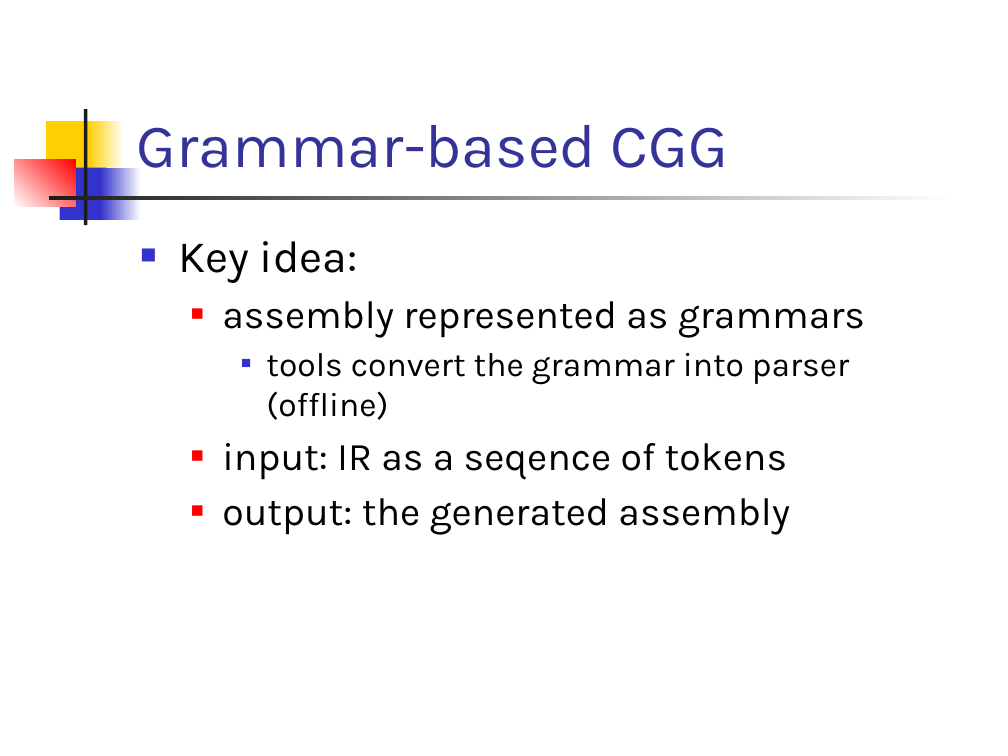
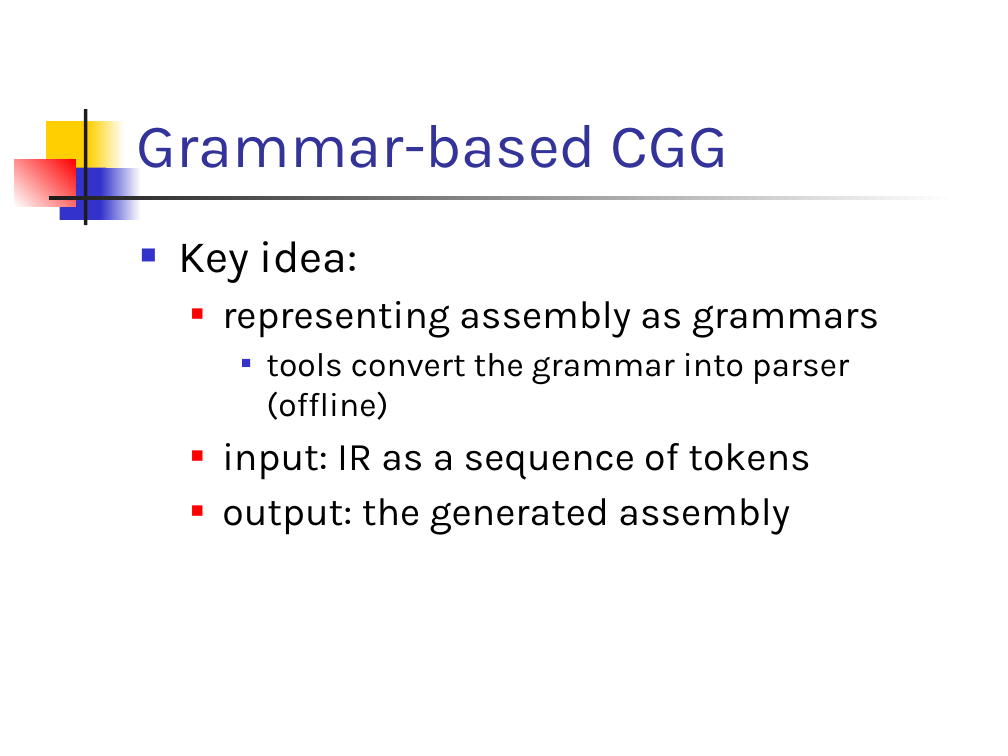
Before and after one commit to csslab-ustc/csslab-ustc.github.io, a slide deck: slide 28 of courses/compiler/slides/lec15-instr-select-tree.pptx. Drawn at 1008x756 pixels with LibreOffice and Linux fonts; fonts in the diff are those of the drawing. Boxes give left, top, right and bottom in pixels: in the first picture for what was removed or moved away, otherwise in the second. Text is boxed around its words. In the diff, an @@ line names an element or a change of style, - is before the commit and + after.

```diff
--- a/courses/compiler/slides/lec15-instr-select-tree.pptx
+++ b/courses/compiler/slides/lec15-instr-select-tree.pptx
@@ text at (222, 301, 879, 338): text changed @@
-  ■ assembly represented as grammars
+  ■ representing assembly as grammars
@@ text at (222, 443, 810, 480): text changed @@
-  ■ input: IR as a seqence of tokens
+  ■ input: IR as a sequence of tokens
```
Also in this commit, not shown: 4 other slides changed.
